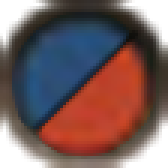
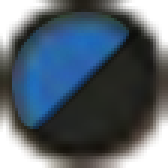
Layer changes from the first w=168, h=168 image to the second:
added group "Light" with 14 layers above "Dark" over box(0, 0, 168, 168)
added layer "u-top #1" in group "Light" over box(12, 9, 129, 129)
added group "Dark" with 10 layers above "colour_indic_g.png" over box(12, 9, 159, 159)
hid "u-top", moved it into group "Dark" over box(12, 9, 129, 129)
showed "b-bottom", moved it into group "Dark" over box(39, 39, 156, 159)
hid "r-bottom", moved it into group "Dark" over box(36, 39, 156, 159)
hid "colour_indic_bg.png" over box(0, 0, 168, 168)
